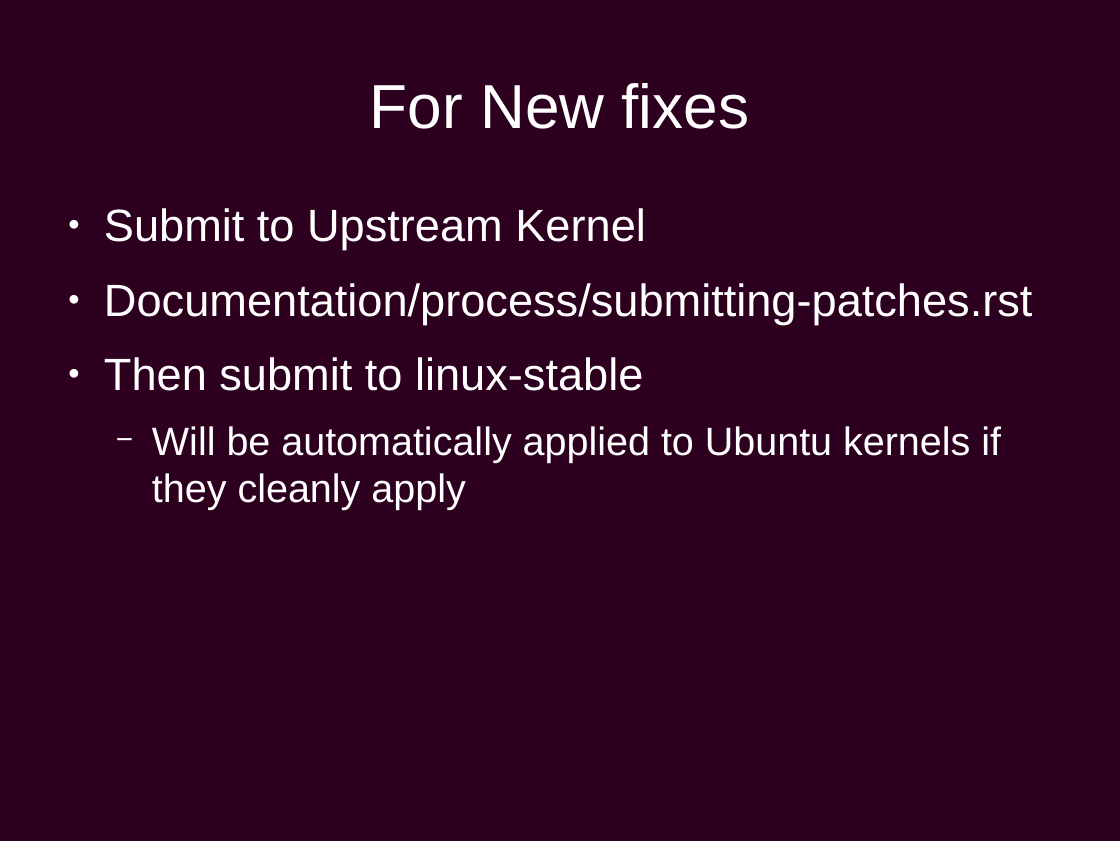
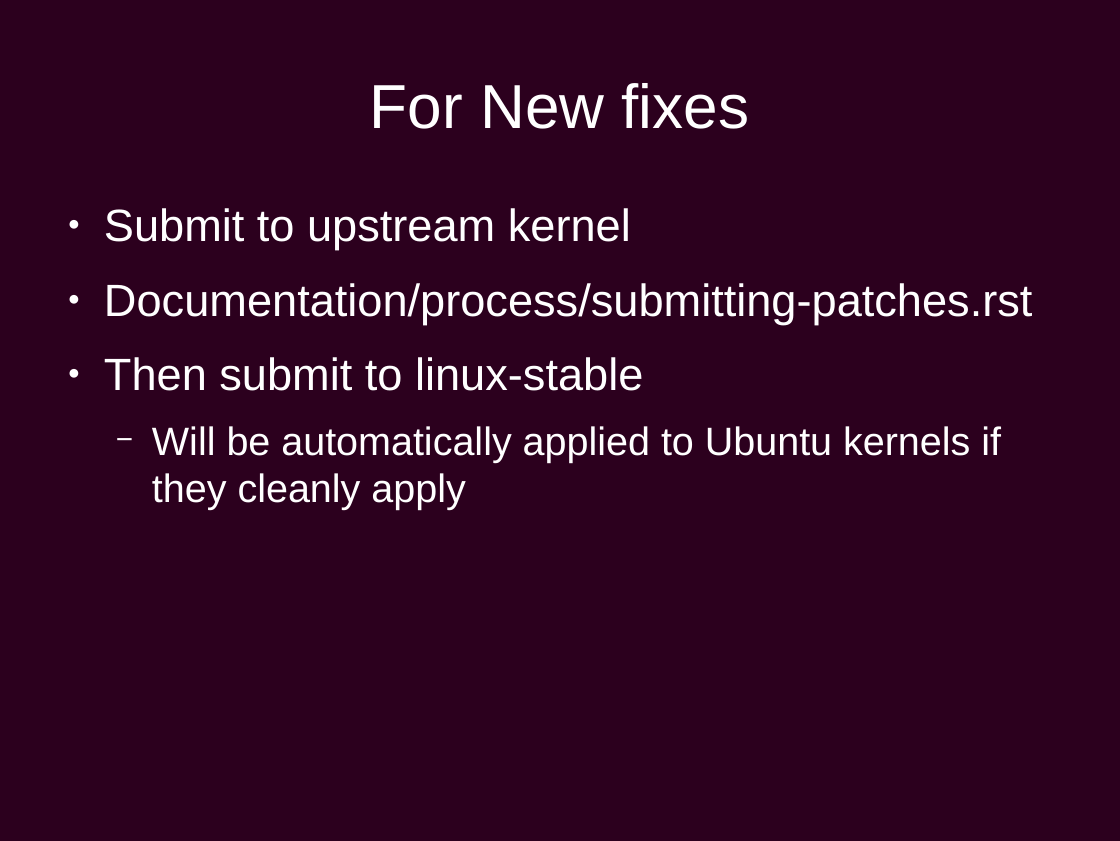
Before and after one commit to chiluk/presentations, a slide deck: slide 34 of Ubuntu Development.odp. Drawn at 1120x841 pixels with LibreOffice and Linux fonts; fonts in the diff are those of the drawing; background and template pictures are left out. Boxes give left, top, right and bottom in pixels: in the first picture for what was removed or moved away, otherwise in the second. Text is boxed around its words. In the diff, an @@ line names an element or a change of style, - is before the commit and + after.

```diff
--- a/Ubuntu Development.odp
+++ b/Ubuntu Development.odp
@@ text at bbox=[104, 208, 631, 250]: text changed @@
-● Submit to Upstream Kernel
+● Submit to upstream kernel
```
Also in this commit, not shown: 20 other slides changed, 1 other file.
